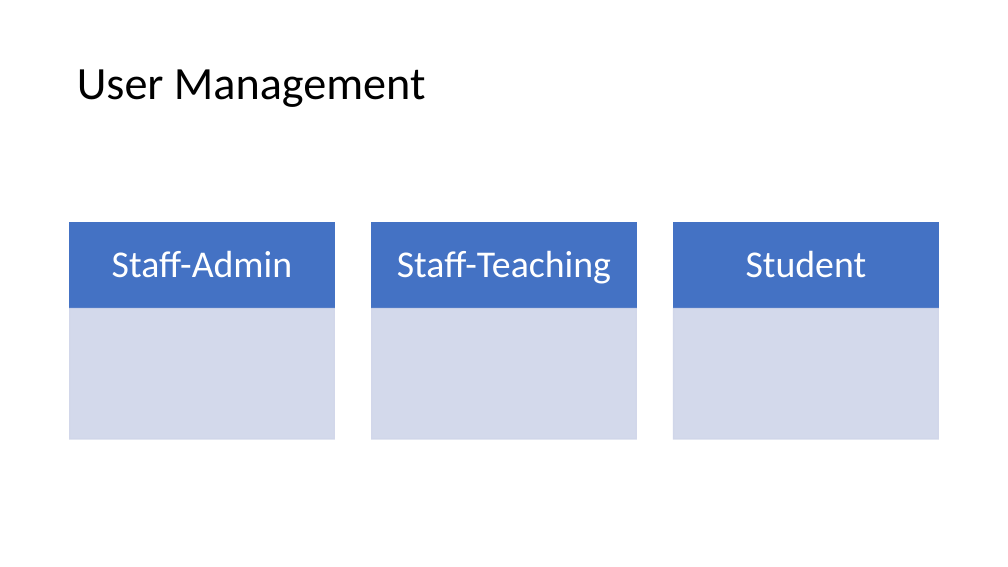
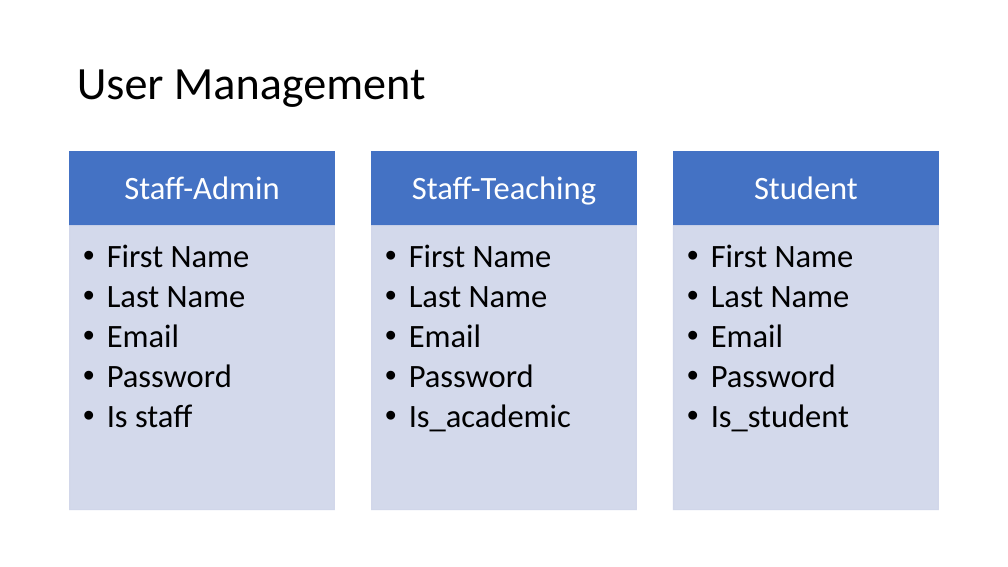
Before and after one commit to usmanzkhan/CUMgmt, a slide deck: slide 5 of Reqs.pptx. Drawn at 1008x567 pixels with LibreOffice and Linux fonts; fonts in the diff are those of the drawing. Boxes give left, top, right and bottom in pixels: in the first picture for what was removed or moved away, otherwise in the second. Text is boxed around its words. In the diff, an @@ line names an element or a change of style, - is before the commit and + after.

```diff
--- a/Reqs.pptx
+++ b/Reqs.pptx
@@ text "Staff-Admin": place and size @@
-text "Staff-Admin" at [112, 250, 292, 278]
+text "Staff-Admin" at [124, 176, 279, 199]
@@ rectangle: place and size @@
-rectangle at [70, 222, 334, 308]
+rectangle at [70, 152, 334, 226]
@@ text "Staff-Teaching": place and size @@
-text "Staff-Teaching" at [397, 250, 611, 284]
+text "Staff-Teaching" at [412, 176, 596, 205]
@@ rectangle: place and size @@
-rectangle at [371, 222, 636, 308]
+rectangle at [371, 152, 636, 226]
@@ size 36 to 31 pt; less space between paragraphs in 3 elements at [124, 176, 279, 199], [412, 176, 596, 205], [754, 176, 858, 199] @@
@@ text "Student": place and size @@
-text "Student" at [746, 250, 867, 278]
+text "Student" at [754, 176, 858, 199]
@@ rectangle: place and size @@
-rectangle at [674, 222, 938, 308]
+rectangle at [674, 152, 938, 226]
@@ rectangle: place and size @@
-rectangle at [70, 309, 334, 439]
+rectangle at [70, 226, 334, 510]
@@ rectangle: place and size @@
-rectangle at [371, 309, 636, 439]
+rectangle at [371, 226, 636, 510]
@@ rectangle: place and size @@
-rectangle at [674, 309, 938, 439]
+rectangle at [674, 226, 938, 510]
@@ text added at [107, 244, 250, 428], 31 pt, text #000000 @@
+  • First Name
+  • Last Name
+  • Email
+  • Password
+  • Is staff
@@ text added at [409, 244, 571, 432], 31 pt, text #000000 @@
+  • First Name
+  • Last Name
+  • Email
+  • Password
+  • Is_academic
@@ text added at [711, 244, 854, 432], 31 pt, text #000000 @@
+  • First Name
+  • Last Name
+  • Email
+  • Password
+  • Is_student
```
Also in this commit, not shown: 1 other slide changed, 4 other files.
